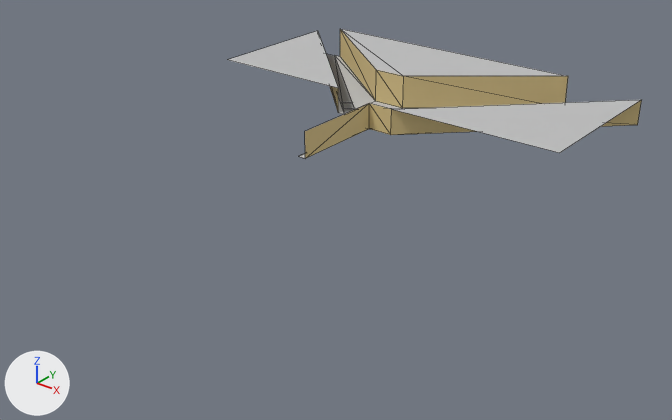
One commit to the glTF model assets/buildings/capitan_moreno.glb: the scene before it, then after it.
Camera for both pictures: a camera (50 mm lens) standing at (122.7, -165.7, 74.8) and looking at (15.3, -31.5, -8.4). Every picture has the same lights, and +X, +Y and +Z are marked at lower left. The first picture is the older version. Mesh edges are drawn as thin lines. Objects named as collision shapes, trigger or cutter boxes, shadow casters or lower levels of detail are left out. Where no turn or scale is listed for an object, it has been applied to the vertices. Vertices at exactly the same position are counted once.
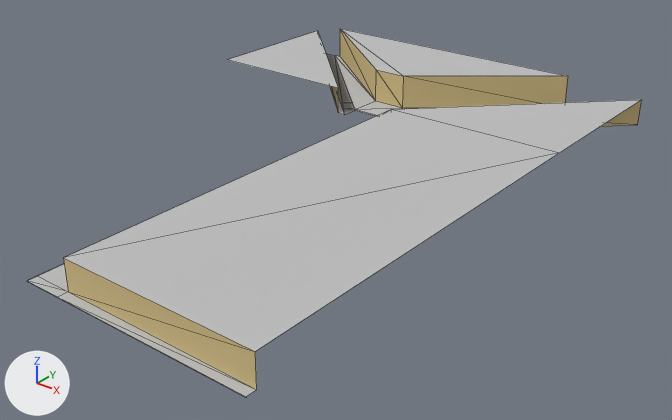
Location of each change, [x1, y1, x2, y2] in pixels of the pictures (672 x 420 px):
'Plane', reshaped (49% wider, 184% taller): before [228, 29, 641, 158]; after [27, 29, 641, 397]
part 1 of me_plane, built on: before [299, 103, 392, 158]; after [27, 109, 559, 397]

What the commit changed:
me_plane is used by ob_plane; location (0.0, 0.0, 0.0).
me_plane had 45 vertices, 52 faces and spanned x -42.0..52.0, y -30.0..32.0, z 0.0..8.0.
me_plane now has 50 vertices, 62 faces and spans x -42.0..52.0, y -96.0..32.0, z 0.0..8.0.
Part 1, on me_plane:
7 vertices are removed from x 4.0..46.0, y -30.0..32.0, z 0.0..6.1.
12 faces are deleted.
7 vertices are added at x 4.0..52.0, y -96.0..-94.0, z 0.0..0.1.
5 new vertices lie (0.0, -86.0, 0.0) away from vertices in x 4.0..52.0, y -8.0, z 0.0..6.1.
18 new faces join them, mat_grey (light grey #bfbfbf).
4 new faces join them, mat_yellowish (yellow #d8c28a).
